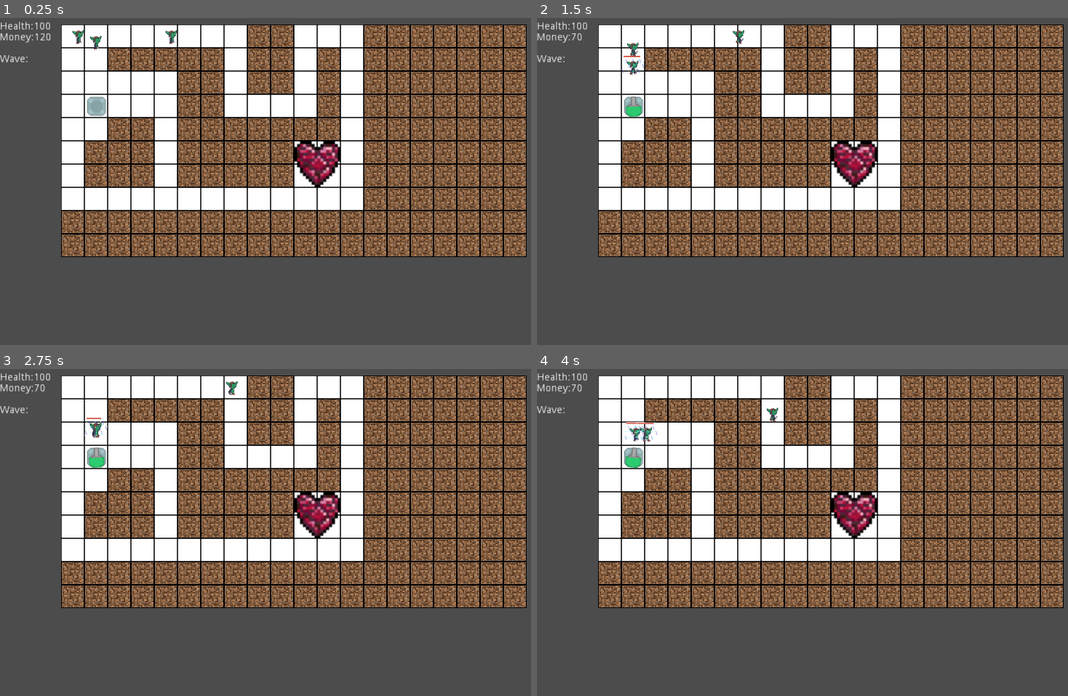
Above: before the commit, frames 1-4 (two rows, left to right).
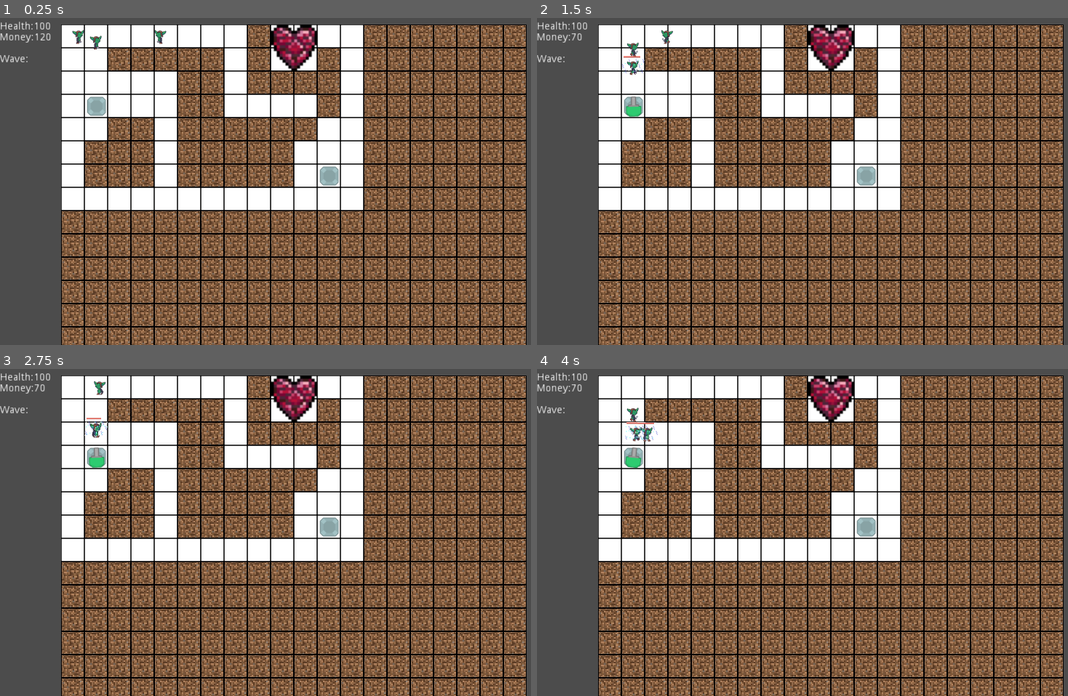
Above: after the commit, the same moments.

Repository: Mynijo/DeepMines
Game: Godot game, scene res://terrain/map.tscn
Two runs of this game, one before a commit and one after it. Both use one fixed random seed, a clock stepped at 60 frames per second and the inputs below.
Inputs (mouse positions are in pixels of both pictures, inside the frame that each line leads up to):
- Up to frame 1 (0.25 s): no input
- Up to frame 2 (1.5 s): move the mouse to (632, 106) at 0.52 s; click (632, 106) at 0.67 s; move the mouse to (632, 106) at 1.27 s; click (632, 106) at 1.42 s
- Up to frame 3 (2.75 s): move the mouse to (350, 460) at 2.02 s; click (350, 460) at 2.17 s
- Up to frame 4 (4 s): move the mouse to (797, 597) at 2.77 s; click (797, 597) at 2.92 s; move the mouse to (1004, 581) at 3.52 s; click (1004, 581) at 3.67 s

The runs differ from the first frame. In frame 1, 26% of the frame differs, in the area x 11-100%, y 2-100%; in frame 2, 26%; in frame 3, 26%; in frame 4, 27%.

Commit message:
Added Camera

Diff:
--- a/attack/Projectile.tscn
+++ b/attack/Projectile.tscn
@@ -5,6 +5,7 @@
 [ext_resource path="res://effects/Tags.tscn" type="PackedScene" id=3]
 
 [sub_resource type="CircleShape2D" id=1]
+radius = 1.0
 
 [node name="Attack" type="Area2D"]
 collision_layer = 8
@@ -18,12 +19,11 @@
 [node name="Sprite" type="Sprite" parent="."]
 texture = ExtResource( 2 )
 region_enabled = true
-region_rect = Rect2( 86, 1303.04, 18, 16.5 )
+region_rect = Rect2( 87.517, 1303.82, 16.483, 15.7246 )
 
 [node name="Lifetime" type="Timer" parent="."]
 
 [node name="CollisionShape2D" type="CollisionShape2D" parent="."]
-position = Vector2( 1.12254, -0.264181 )
 scale = Vector2( 0.843435, 0.831598 )
 shape = SubResource( 1 )
 
--- a/buildings/Building.gd
+++ b/buildings/Building.gd
@@ -36,11 +36,12 @@
 func set_cor(_cor):
 	cor = _cor
 
+func get_cor():
+	return cor
 
 func _on_Building_body_entered(body):
 	if body.has_method('hit_building_get_dmg') and body.is_in_group("enemys"):
-		if get_parent().get_player():
-			get_parent().get_player().take_damage(calcDmg(body))
+		player.take_damage(calcDmg(body))
 
 func calcDmg(_body):
 	var dmg = _body.hit_building_get_dmg()
--- a/buildings/tower/Tower.gd
+++ b/buildings/tower/Tower.gd
@@ -33,6 +33,7 @@
 	$GunCooldown.wait_time = get_gun_cooldown()
 	$DetectRadius/CollisionShape2D.shape = CircleShape2D.new()
 	$DetectRadius/CollisionShape2D.shape.radius = get_detect_radius()
+	$Node/RayCast2D.cast_to.y = get_detect_radius()
 	#runes_attached.append(load("res://rune/RuneBurst.tscn").instance())
 	#runes_attached.append(load("res://rune/RuneScatterShot.tscn").instance())
 	#runes_attached.append(load("res://rune/RuneFollowing.tscn").instance())
@@ -140,6 +141,7 @@
 func effect_detect_radius(_detect_radius):
 	detect_radius_effected = _detect_radius
 	$DetectRadius/CollisionShape2D.shape.radius = detect_radius_effected
+	$Node/RayCast2D.cast_to.y = detect_radius_effected
 
 func runes_changed():
 	reset_tower()
--- a/enemy/enemy.gd
+++ b/enemy/enemy.gd
@@ -15,7 +15,7 @@
 var dead = false
 
 var astar
-
+var map
 
 
 var way_points = []
@@ -26,8 +26,10 @@
 export (Vector2) var target_pos_as_cor = Vector2(0, 0)
 
 func _ready():
-	spawn( get_parent().get_pos_on_map_mid(start_pos_as_cor))
-	find_way(target_pos_as_cor)
+	map = get_tree().get_root().get_node("map")
+	var heart = map.get_heart()
+	spawn(map.get_pos_on_map_mid(start_pos_as_cor))
+	find_way(heart.get_cor())
 	# find_way(Vector2(7, 0))
 
 func spawn(_position):
--- a/enemy/enemy.tscn
+++ b/enemy/enemy.tscn
@@ -1,6 +1,6 @@
 [gd_scene load_steps=5 format=2]
 
-[ext_resource path="res://enemy/enemy.gd" type="Script" id=1]
+[ext_resource path="res://enemy/Enemy.gd" type="Script" id=1]
 [ext_resource path="res://effects/StatusEffects.tscn" type="PackedScene" id=2]
 [ext_resource path="res://effects/Tags.tscn" type="PackedScene" id=3]
 [ext_resource path="res://enemy/UnitDisplay.tscn" type="PackedScene" id=4]
--- a/enemy/enemys/goblin.tscn
+++ b/enemy/enemys/goblin.tscn
@@ -1,6 +1,6 @@
 [gd_scene load_steps=5 format=2]
 
-[ext_resource path="res://enemy/enemy.tscn" type="PackedScene" id=1]
+[ext_resource path="res://enemy/Enemy.tscn" type="PackedScene" id=1]
 [ext_resource path="res://media/goblin_walk/goblin.png" type="Texture" id=2]
 
 [sub_resource type="CapsuleShape2D" id=1]
--- a/player/player.gd
+++ b/player/player.gd
@@ -1,7 +1,11 @@
-extends Node
+extends Node2D
 
 export (int) var health = 100
 export (int) var money = 120
+
+export (int) var camera_spped = 300
+
+var velocity = Vector2(0, 0)
 
 func _ready():
 	$Live.text = "Health:" + String(health)
@@ -27,3 +31,24 @@
 
 func wave_status(_status):
 	$WaveEnd.text = _status
+
+func _process(delta):
+	var new_pos = position + velocity * delta * camera_spped
+	if(new_pos.y < $Camera.limit_top or new_pos.y >  $Camera.limit_bottom):
+		return
+	position = new_pos
+
+func _on_Area2DTop_mouse_entered():
+	velocity -= Vector2(0, 1)
+
+
+func _on_Area2DTop_mouse_exited():
+	velocity += Vector2(0, 1)
+
+
+func _on_Area2DBottom_mouse_entered():
+	velocity += Vector2(0, 1)
+
+
+func _on_Area2DBottom_mouse_exited():
+	velocity -= Vector2(0, 1)
--- a/player/player.tscn
+++ b/player/player.tscn
@@ -1,8 +1,11 @@
-[gd_scene load_steps=2 format=2]
+[gd_scene load_steps=3 format=2]
 
 [ext_resource path="res://Player/Player.gd" type="Script" id=1]
 
-[node name="Player" type="Node"]
+[sub_resource type="RectangleShape2D" id=1]
+extents = Vector2( 800, 50 )
+
+[node name="Player" type="Node2D"]
 script = ExtResource( 1 )
 
 [node name="Live" type="Label" parent="."]
@@ -38,3 +41,32 @@
 margin_top = 24.0
 margin_right = 739.0
 margin_bottom = 38.0
+__meta__ = {
+"_edit_use_anchors_": false
+}
+
+[node name="Camera" type="Camera2D" parent="."]
+position = Vector2( 1, 450 )
+offset = Vector2( 800, 0 )
+current = true
+limit_left = -800
+limit_top = 0
+limit_right = 800
+
+[node name="Area2DTop" type="Area2D" parent="Camera"]
+collision_layer = 2147483664
+collision_mask = 16
+
+[node name="CollisionShapeTop" type="CollisionShape2D" parent="Camera/Area2DTop"]
+position = Vector2( 800, -401.888 )
+shape = SubResource( 1 )
+
+[node name="Area2DBottom" type="Area2D" parent="Camera"]
+
+[node name="CollisionShapeBottom" type="CollisionShape2D" parent="Camera/Area2DBottom"]
+position = Vector2( 800, 400 )
+shape = SubResource( 1 )
+[connection signal="mouse_entered" from="Camera/Area2DTop" to="." method="_on_Area2DTop_mouse_entered"]
+[connection signal="mouse_exited" from="Camera/Area2DTop" to="." method="_on_Area2DTop_mouse_exited"]
+[connection signal="mouse_entered" from="Camera/Area2DBottom" to="." method="_on_Area2DBottom_mouse_entered"]
+[connection signal="mouse_exited" from="Camera/Area2DBottom" to="." method="_on_Area2DBottom_mouse_exited"]
--- a/project.godot
+++ b/project.godot
@@ -30,6 +30,7 @@
 2d_physics/layer_2="buildings"
 2d_physics/layer_3="enemys"
 2d_physics/layer_4="bullets"
+2d_physics/layer_5="camera"
 
 [rendering]
 
--- a/terrain/block.tscn
+++ b/terrain/block.tscn
@@ -1,6 +1,6 @@
 [gd_scene load_steps=3 format=2]
 
-[ext_resource path="res://terrain/block.gd" type="Script" id=1]
+[ext_resource path="res://terrain/Block.gd" type="Script" id=1]
 
 [sub_resource type="RectangleShape2D" id=1]
 extents = Vector2( 32, 32 )
--- a/terrain/blocks/air.tscn
+++ b/terrain/blocks/air.tscn
@@ -1,6 +1,6 @@
 [gd_scene load_steps=3 format=2]
 
-[ext_resource path="res://terrain/block.tscn" type="PackedScene" id=1]
+[ext_resource path="res://terrain/Block.tscn" type="PackedScene" id=1]
 [ext_resource path="res://media/blocks/air.jpg" type="Texture" id=2]
 
 [node name="Block" instance=ExtResource( 1 )]
--- a/terrain/blocks/dirt.tscn
+++ b/terrain/blocks/dirt.tscn
@@ -1,6 +1,6 @@
 [gd_scene load_steps=3 format=2]
 
-[ext_resource path="res://terrain/block.tscn" type="PackedScene" id=1]
+[ext_resource path="res://terrain/Block.tscn" type="PackedScene" id=1]
 [ext_resource path="res://media/blocks/dirt.jpg" type="Texture" id=2]
 
 [node name="Block" instance=ExtResource( 1 )]
--- a/terrain/map.gd
+++ b/terrain/map.gd
@@ -1,12 +1,14 @@
 extends Node2D
 
 
-var map_size = Vector2(20, 10)
+var map_size = Vector2(20, 20)
 var width
 var height
 var map_as_bi = []
 
 var block_size_pix = Vector2(64,64)
+
+var heart
 
 func _init():
 	width = map_size.x
@@ -31,7 +33,6 @@
 	map_as_bi[8][3] = true
 	map_as_bi[9][3] = true
 	map_as_bi[10][3] = true
-	map_as_bi[10][2] = true
 	map_as_bi[10][1] = true
 	map_as_bi[10][0] = true
 	map_as_bi[11][0] = true
@@ -84,21 +85,34 @@
 	map_as_bi[3][3] = true
 
 
+	map_as_bi[9][0] = true
+	map_as_bi[9][1] = true
+	map_as_bi[10][0] = true
+	map_as_bi[10][1] = true
+	map_as_bi[11][4] = true
+
+
 func ready_buildings():
-	var heart = load("res://buildings/player_buildings/Dungeon_Heart.tscn")
-	add_building(heart.instance(), Vector2(10,5))
+	add_heart()
 	var tf = load("res://buildings/player_buildings/Tower_Foundation.tscn")
 	add_building(tf.instance(), Vector2(1,3))
+	add_building(tf.instance(), Vector2(11,6))
 
 # Called when the node enters the scene tree for the first time.
 func _ready():
 	fill_blocks()
 	ready_buildings()
 
+func add_heart():
+	if heart == null:
+		heart = load("res://buildings/player_buildings/Dungeon_Heart.tscn").instance()
+		add_building(heart, Vector2(9,0))
+
+
 
 func fill_blocks():
-	var dirt_block = load("res://terrain/blocks/dirt.tscn")
-	var air_block = load("res://terrain/blocks/air.tscn")
+	var dirt_block = load("res://terrain/blocks/Dirt.tscn")
+	var air_block = load("res://terrain/blocks/Air.tscn")
 	var block_inst
 	for x in range(width):
 		map_as_bi.append([])
@@ -125,6 +139,10 @@
 func get_player():
 	return $Player
 
+func get_heart():
+	add_heart()
+	return heart
+
 func _on_Tower_shoot(attack, _position, _direction, _tower):
 	var bullet = attack
 	$NodesTemp.add_child(bullet)
@@ -147,7 +165,7 @@
 	var size = _building.get_size()
 	for x in range(_cor.x, size.x + _cor.x):
 		for y in range(_cor.y, size.y + _cor.y):
-			if(x < 0 or x > map_size.x or y < 0 or y > map_size.y or !map_as_bi[x][y]):
+			if(x < 0 or x >= map_size.x or y < 0 or y >= map_size.y or !map_as_bi[x][y]):
 				return -1
 
 	for x in range(_cor.x, size.x + _cor.x):
@@ -157,4 +175,4 @@
 	var temp_pos = get_pos_on_map_mid(_cor) + (((size - Vector2(1,1)) * (block_size_pix /2))) + Vector2(1,1)
 	_building.set_pos(temp_pos)
 	_building.set_cor(_cor)
-	add_child(_building)
+	$buildings.add_child(_building)
--- a/terrain/map.tscn
+++ b/terrain/map.tscn
@@ -1,7 +1,7 @@
 [gd_scene load_steps=6 format=2]
 
-[ext_resource path="res://player/player.tscn" type="PackedScene" id=1]
-[ext_resource path="res://enemy/enemys/goblin.tscn" type="PackedScene" id=2]
+[ext_resource path="res://player/Player.tscn" type="PackedScene" id=1]
+[ext_resource path="res://enemy/enemys/Goblin.tscn" type="PackedScene" id=2]
 [ext_resource path="res://terrain/map.gd" type="Script" id=3]
 
 [sub_resource type="Animation" id=1]
@@ -46,22 +46,24 @@
 
 [node name="Player" parent="." instance=ExtResource( 1 )]
 
+[node name="buildings" type="Node" parent="."]
+
 [node name="goblin" parent="." instance=ExtResource( 2 )]
 max_health = 500
 start_pos_as_cor = Vector2( 4, 0 )
-target_pos_as_cor = Vector2( 10, 5 )
+target_pos_as_cor = Vector2( 10, 0 )
 
 [node name="goblin2" parent="." instance=ExtResource( 2 )]
 max_health = 500
 start_pos_as_cor = Vector2( 1, 0 )
-target_pos_as_cor = Vector2( 10, 5 )
+target_pos_as_cor = Vector2( 10, 0 )
 
 [node name="Animation" parent="goblin2" index="5"]
 anims/walk = SubResource( 1 )
 
 [node name="goblin3" parent="." instance=ExtResource( 2 )]
 max_health = 500
-target_pos_as_cor = Vector2( 10, 5 )
+target_pos_as_cor = Vector2( 10, 0 )
 
 [node name="Animation" parent="goblin3" index="5"]
 anims/walk = SubResource( 2 )
